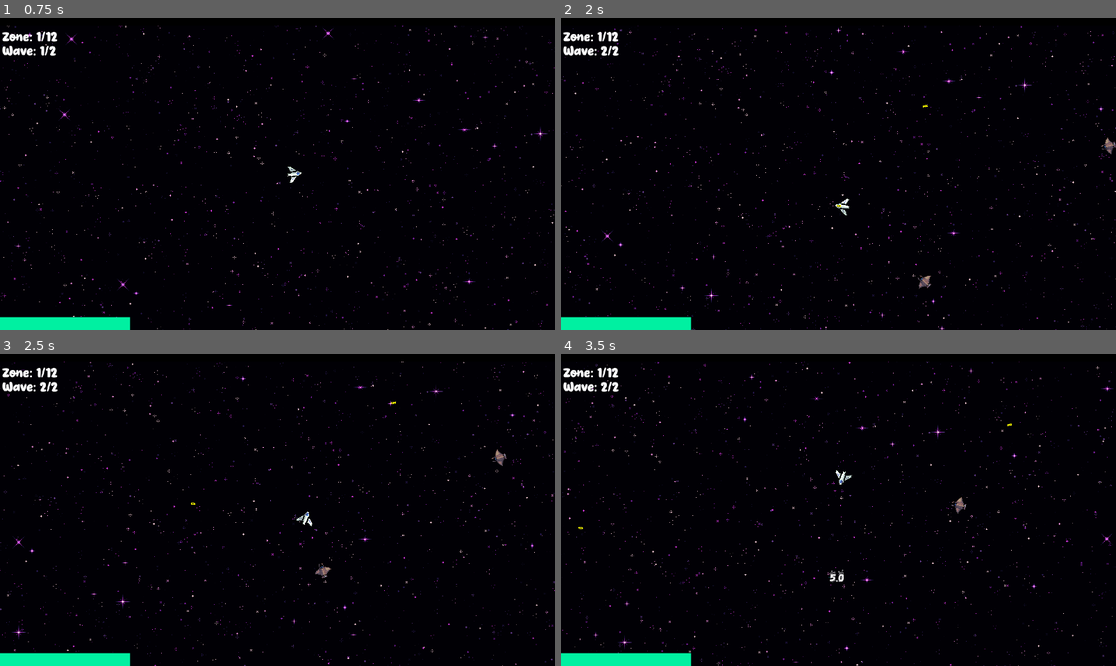
Above: before the commit, frames 1-4 (two rows, left to right).
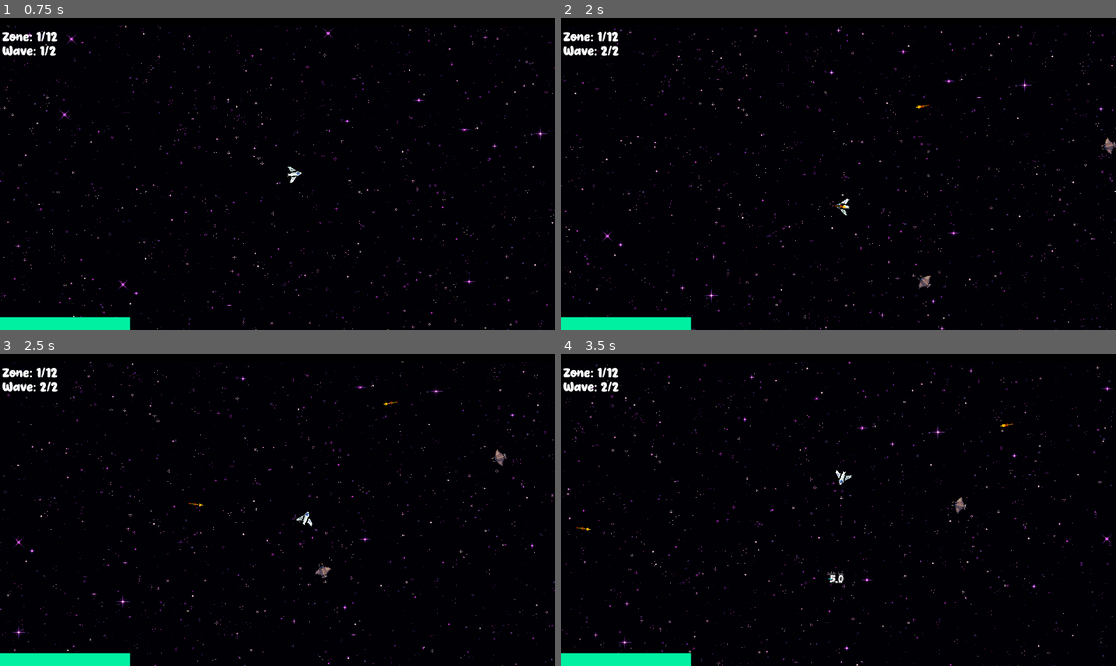
Above: after the commit, the same moments.

Repository: PoloLoveTaco/AstroSurvivor
Game: Godot game, scene res://scenes/test_map.tscn
Two runs of this game, one before a commit and one after it. Both use one fixed random seed, a clock stepped at 60 frames per second and the inputs below. The engine's default icon, where the game draws it, is replaced by a stand-in: a white triangle on a blue panel in a dark square.
Inputs (mouse positions are in pixels of both pictures, inside the frame that each line leads up to):
- Up to frame 1 (0.75 s): tap Enter at 0.5 s; move the mouse to (399, 158) at 0.52 s; hold D (right) from 0.53 s (still down)
- Up to frame 2 (2 s): move the mouse to (727, 189) at 1.27 s; release D (right) at 1.28 s; hold S (down) from 1.28 s (still down)
- Up to frame 3 (2.5 s): move the mouse to (333, 441) at 2.02 s; release S (down) at 2.03 s; hold D (right) from 2.03 s (still down)
- Up to frame 4 (3.5 s): move the mouse to (810, 572) at 2.77 s; release D (right) at 2.78 s; hold W (up) from 2.78 s (still down)

Frame 1 is identical in both runs. In frame 2, less than 0.1% of the frame differs, in the area x 49-67%, y 27-62%; in frame 3, less than 0.1%; in frame 4, less than 0.1%, in the area x 2-82%, y 22-74%.

Commit message:
[ADD] projectil

Diff:
--- a/Scripts/player.gd
+++ b/Scripts/player.gd
@@ -110,6 +110,8 @@
 		level_up()
 		xp = xp - max_xp
 		max_xp = max_xp + 10
+	xp_bar.max_value = max_xp
+	xp_bar.value = xp
 
 func level_up():
 	UpgradeManager.run()
--- a/scenes/CruiserEnemy.tscn
+++ b/scenes/CruiserEnemy.tscn
@@ -2,7 +2,7 @@
 
 [ext_resource type="Script" uid="uid://1ne80g5fmfma" path="res://Scripts/Enemies/cruiser_enemy.gd" id="1_57jn1"]
 [ext_resource type="PackedScene" uid="uid://c42lfqmk810gn" path="res://scenes/damage_popup.tscn" id="2_nkxxi"]
-[ext_resource type="Texture2D" uid="uid://cu7301vy01vq2" path="res://Assets/Foozle_2DS0014_Void_EnemyFleet_3/Nautolan/Designs - Base/PNGs/Nautolan Ship - Dreadnought - Base.png" id="3_at3q8"]
+[ext_resource type="Texture2D" uid="uid://cu7301vy01vq2" path="res://Assets/Ennemies/Nautolan/Designs - Base/PNGs/Nautolan Ship - Dreadnought - Base.png" id="3_at3q8"]
 [ext_resource type="PackedScene" uid="uid://bpc8aofva4cdn" path="res://scenes/xp.tscn" id="3_kvafr"]
 
 [sub_resource type="RectangleShape2D" id="RectangleShape2D_614tr"]
--- a/scenes/NormalEnemy.tscn
+++ b/scenes/NormalEnemy.tscn
@@ -3,7 +3,7 @@
 [ext_resource type="Script" uid="uid://dlbsv1xl8hyea" path="res://Scripts/Enemies/normal_enemy.gd" id="1_tnwmr"]
 [ext_resource type="PackedScene" uid="uid://c42lfqmk810gn" path="res://scenes/damage_popup.tscn" id="2_c62eb"]
 [ext_resource type="PackedScene" uid="uid://bpc8aofva4cdn" path="res://scenes/xp.tscn" id="3_6wbae"]
-[ext_resource type="Texture2D" uid="uid://b2mmthrn3pjn" path="res://Assets/Foozle_2DS0014_Void_EnemyFleet_3/Nautolan/Designs - Base/PNGs/Nautolan Ship - Support - Base.png" id="3_s4irp"]
+[ext_resource type="Texture2D" uid="uid://b2mmthrn3pjn" path="res://Assets/Ennemies/Nautolan/Designs - Base/PNGs/Nautolan Ship - Support - Base.png" id="3_s4irp"]
 
 [sub_resource type="RectangleShape2D" id="RectangleShape2D_614tr"]
 size = Vector2(34, 32)
--- a/scenes/ScoutEnemy.tscn
+++ b/scenes/ScoutEnemy.tscn
@@ -3,7 +3,7 @@
 [ext_resource type="Script" uid="uid://7brapxhwtppo" path="res://Scripts/Enemies/scout_enemy.gd" id="1_qeg1l"]
 [ext_resource type="PackedScene" uid="uid://c42lfqmk810gn" path="res://scenes/damage_popup.tscn" id="2_wlj0x"]
 [ext_resource type="PackedScene" uid="uid://bpc8aofva4cdn" path="res://scenes/xp.tscn" id="3_li1tb"]
-[ext_resource type="Texture2D" uid="uid://b0k0sg4h6a8xw" path="res://Assets/Foozle_2DS0014_Void_EnemyFleet_3/Nautolan/Designs - Base/PNGs/Nautolan Ship - Fighter - Base.png" id="3_ptqu6"]
+[ext_resource type="Texture2D" uid="uid://b0k0sg4h6a8xw" path="res://Assets/Ennemies/Nautolan/Designs - Base/PNGs/Nautolan Ship - Fighter - Base.png" id="3_ptqu6"]
 
 [sub_resource type="RectangleShape2D" id="RectangleShape2D_614tr"]
 size = Vector2(32, 32)
--- a/scenes/bullet.tscn
+++ b/scenes/bullet.tscn
@@ -1,13 +1,51 @@
-[gd_scene load_steps=5 format=3 uid="uid://daq7wwp70i6yn"]
+[gd_scene load_steps=8 format=3 uid="uid://7vwsap1y2sw5"]
 
 [ext_resource type="Script" uid="uid://c5a88h0q4icmi" path="res://Scripts/bullet.gd" id="1_y25gk"]
-[ext_resource type="Texture2D" uid="uid://dihehvx6a66e2" path="res://Assets/tmp.png" id="2_oduel"]
+[ext_resource type="Texture2D" uid="uid://5hg10tvmgel0" path="res://Assets/Ship/Main ship weapons/PNGs/Main ship weapon - Projectile - Rocket.png" id="2_y25gk"]
 
 [sub_resource type="RectangleShape2D" id="RectangleShape2D_mkf8s"]
 size = Vector2(16, 6)
 
 [sub_resource type="RectangleShape2D" id="RectangleShape2D_y25gk"]
 size = Vector2(16, 6)
+
+[sub_resource type="Animation" id="Animation_y25gk"]
+resource_name = "fire"
+length = 0.3
+loop_mode = 1
+tracks/0/type = "value"
+tracks/0/imported = false
+tracks/0/enabled = true
+tracks/0/path = NodePath("Sprite2D:frame")
+tracks/0/interp = 1
+tracks/0/loop_wrap = true
+tracks/0/keys = {
+"times": PackedFloat32Array(0, 0.1, 0.2),
+"transitions": PackedFloat32Array(1, 1, 1),
+"update": 1,
+"values": [0, 1, 2]
+}
+
+[sub_resource type="Animation" id="Animation_l5glv"]
+length = 0.001
+tracks/0/type = "value"
+tracks/0/imported = false
+tracks/0/enabled = true
+tracks/0/path = NodePath("Sprite2D:frame")
+tracks/0/interp = 1
+tracks/0/loop_wrap = true
+tracks/0/keys = {
+"times": PackedFloat32Array(0),
+"transitions": PackedFloat32Array(1),
+"update": 1,
+"values": [1]
+}
+
+[sub_resource type="AnimationLibrary" id="AnimationLibrary_eoqba"]
+_data = {
+&"RESET": SubResource("Animation_l5glv"),
+&"fire": SubResource("Animation_y25gk")
+}
 
 [node name="Bullet" type="CharacterBody2D"]
 collision_layer = 2
@@ -16,21 +54,33 @@
 
 [node name="Sprite2D" type="Sprite2D" parent="."]
 modulate = Color(1, 1, 0, 1)
-scale = Vector2(0.5, 0.2)
-texture = ExtResource("2_oduel")
+position = Vector2(1.43, 0.56)
+rotation = 1.5707964
+scale = Vector2(3, 3)
+texture = ExtResource("2_y25gk")
+hframes = 3
+frame = 1
 
 [node name="CollisionShape2D" type="CollisionShape2D" parent="."]
+scale = Vector2(3, 3)
 shape = SubResource("RectangleShape2D_mkf8s")
 disabled = true
 
 [node name="Area2D" type="Area2D" parent="."]
 
 [node name="CollisionShape2D" type="CollisionShape2D" parent="Area2D"]
+scale = Vector2(3, 3)
 shape = SubResource("RectangleShape2D_y25gk")
 
 [node name="Timer" type="Timer" parent="."]
 wait_time = 3.0
 autostart = true
 
+[node name="AnimationPlayer" type="AnimationPlayer" parent="."]
+libraries = {
+&"": SubResource("AnimationLibrary_eoqba")
+}
+autoplay = "fire"
+
 [connection signal="body_entered" from="Area2D" to="." method="_on_area_2d_body_entered"]
 [connection signal="timeout" from="Timer" to="." method="_on_timer_timeout"]
Renamed: Assets/Foozle_2DS0014_Void_EnemyFleet_3/Nautolan - Ships Preview.png -> Assets/Ennemies/Nautolan - Ships Preview.png
Not shown, added: Assets/Ennemies/Nautolan - Ships Preview.png.import
Renamed: Assets/Foozle_2DS0014_Void_EnemyFleet_3/Nautolan/Designs - Base/Aseprite/Nautolan Ship - Battlecruiser - Base.aseprite -> Assets/Ennemies/Nautolan/Designs - Base/Aseprite/Nautolan Ship - Battlecruiser - Base.aseprite
Renamed: Assets/Foozle_2DS0014_Void_EnemyFleet_3/Nautolan/Designs - Base/Aseprite/Nautolan Ship - Bomber - Base.aseprite -> Assets/Ennemies/Nautolan/Designs - Base/Aseprite/Nautolan Ship - Bomber - Base.aseprite
Renamed: Assets/Foozle_2DS0014_Void_EnemyFleet_3/Nautolan/Designs - Base/Aseprite/Nautolan Ship - Dreadnought - Base.aseprite -> Assets/Ennemies/Nautolan/Designs - Base/Aseprite/Nautolan Ship - Dreadnought - Base.aseprite
Renamed: Assets/Foozle_2DS0014_Void_EnemyFleet_3/Nautolan/Designs - Base/Aseprite/Nautolan Ship - Fighter - Base.aseprite -> Assets/Ennemies/Nautolan/Designs - Base/Aseprite/Nautolan Ship - Fighter - Base.aseprite
Renamed: Assets/Foozle_2DS0014_Void_EnemyFleet_3/Nautolan/Designs - Base/Aseprite/Nautolan Ship - Frigate - Base.aseprite -> Assets/Ennemies/Nautolan/Designs - Base/Aseprite/Nautolan Ship - Frigate - Base.aseprite
Renamed: Assets/Foozle_2DS0014_Void_EnemyFleet_3/Nautolan/Designs - Base/Aseprite/Nautolan Ship - Scout - Base.aseprite -> Assets/Ennemies/Nautolan/Designs - Base/Aseprite/Nautolan Ship - Scout - Base.aseprite
Renamed: Assets/Foozle_2DS0014_Void_EnemyFleet_3/Nautolan/Designs - Base/Aseprite/Nautolan Ship - Support - Base.aseprite -> Assets/Ennemies/Nautolan/Designs - Base/Aseprite/Nautolan Ship - Support - Base.aseprite
Renamed: Assets/Foozle_2DS0014_Void_EnemyFleet_3/Nautolan/Designs - Base/Aseprite/Nautolan Ship - Torpedo Ship.aseprite -> Assets/Ennemies/Nautolan/Designs - Base/Aseprite/Nautolan Ship - Torpedo Ship.aseprite
Renamed: Assets/Foozle_2DS0014_Void_EnemyFleet_3/Nautolan/Designs - Base/PNGs/Nautolan Ship - Battlecruiser - Base.png -> Assets/Ennemies/Nautolan/Designs - Base/PNGs/Nautolan Ship - Battlecruiser - Base.png
Not shown, added: Assets/Ennemies/Nautolan/Designs - Base/PNGs/Nautolan Ship - Battlecruiser - Base.png.import
(and 212 more such lines)
